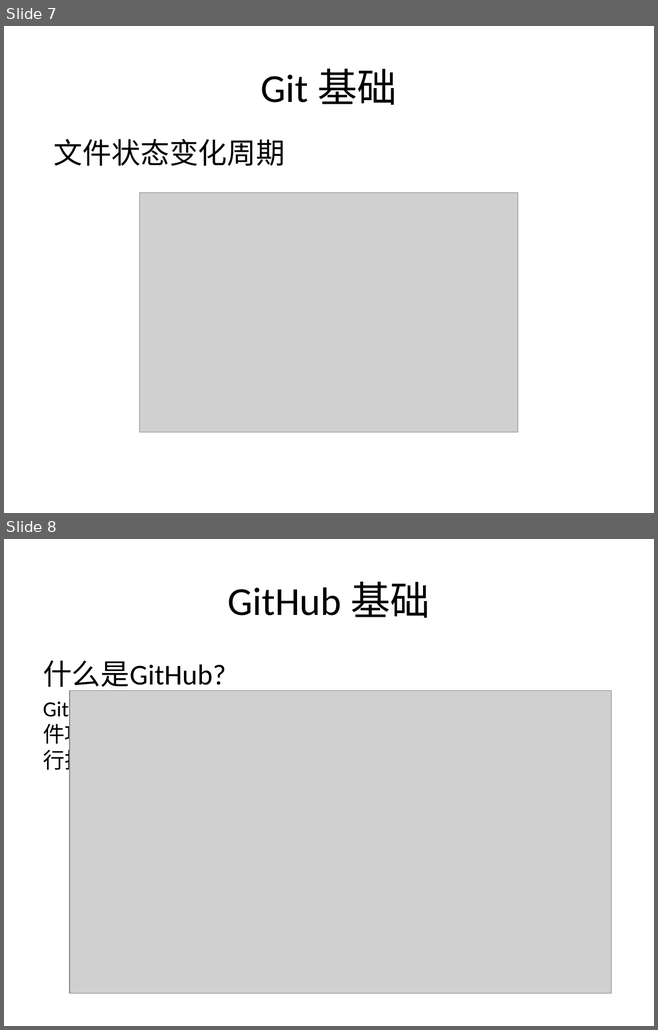
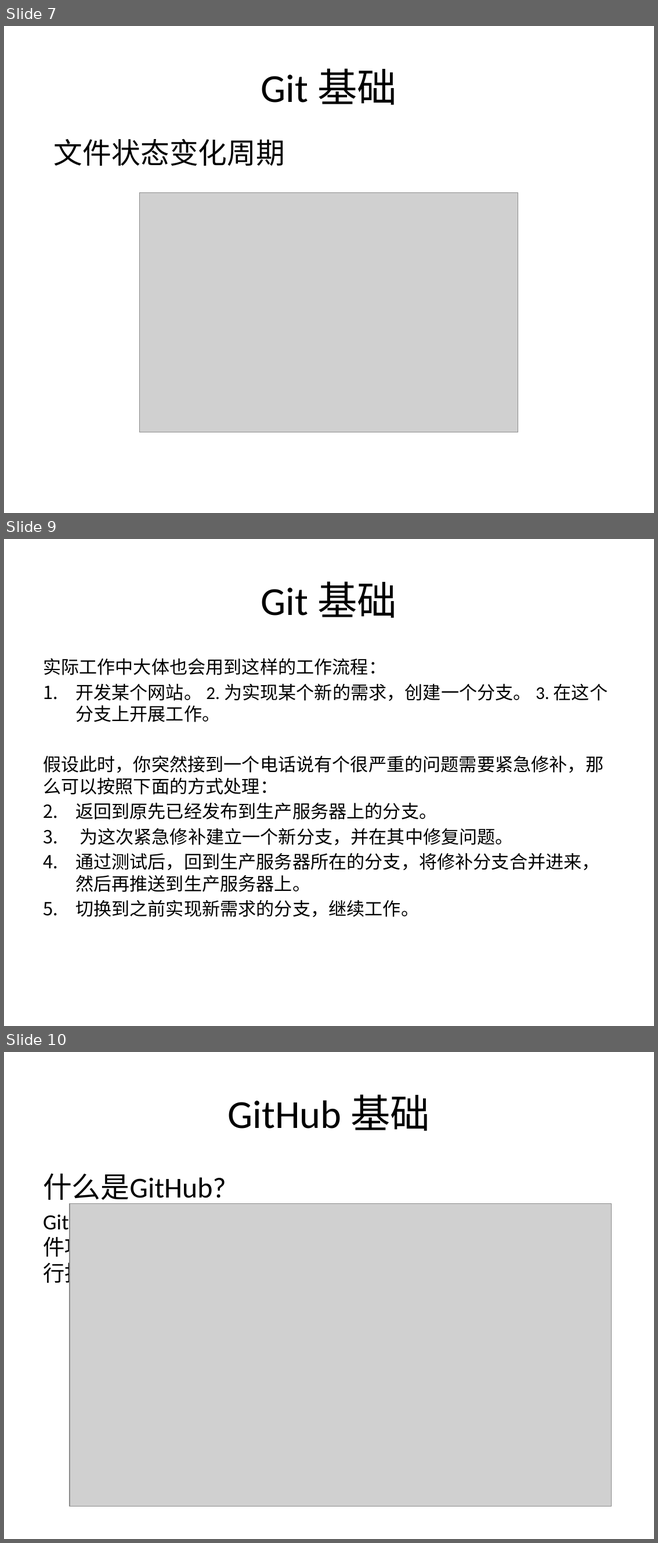
Before and after one commit to lftong/tong-doc, a slide deck: Git_Primer.pptx. Shown one above the other, each under a label of ours: slides 7 and 8 before the commit, slides 7, 9 and 10 after it; the slides between them are not shown. The pictures are 658x1030 and 658x1543 pixels, drawn with LibreOffice and Linux fonts; fonts in the diff are those of the drawing; grey boxes stand for pictures. Boxes give left, top, right and bottom in pixels: in the first picture for what was removed or moved away, otherwise in the second. Text is boxed around its words. In the diff, an @@ line names an element or a change of style, - is before the commit and + after.

```diff
--- a/Git_Primer.pptx
+++ b/Git_Primer.pptx
@@ slide 9 added at bbox=[4, 539, 654, 1026], background #FFFFFF @@
@@ title added at bbox=[261, 581, 397, 618], 44 pt, text #000000 @@
+Git 基础
@@ text added at bbox=[43, 658, 607, 917], 20 pt, text #000000 @@
+实际工作中大体也会用到这样的工作流程：
+1. 开发某个网站。 2. 为实现某个新的需求，创建一个分支。 3. 在这个分支上开展工作。
+假设此时，你突然接到一个电话说有个很严重的问题需要紧急修补，那么可以按照下面的方式处理：
+1. 返回到原先已经发布到生产服务器上的分支。
+2. 为这次紧急修补建立一个新分支，并在其中修复问题。
+3. 通过测试后，回到生产服务器所在的分支，将修补分支合并进来，然后再推送到生产服务器上。
+4. 切换到之前实现新需求的分支，继续工作。
@@ what was slide 8 is now slide 10 @@
```
Also in this commit, not shown: 1 other slide added.
